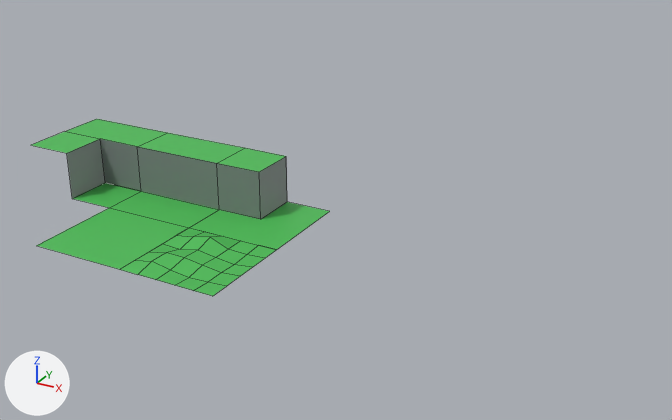
A saved change to the FBX model Assets/Resources/TileMeshes/CubicTerrain.fbx.
One viewpoint serves both versions: a 50 mm camera at (22.7, -23.9, 15.1) aimed at (7.1, 4.5, 0.8). The lights are fixed; the arrows at lower left show +X, +Y and +Z. Mesh edges are drawn as thin lines. Where no turn or scale is listed for an object, it has been applied to the vertices.

In view in the first picture: 'BasicCliff', 'BasicCliffCornerInner', 'BasicCliffCornerOuter', 'BasicFloor', 'BumpyFloor'.
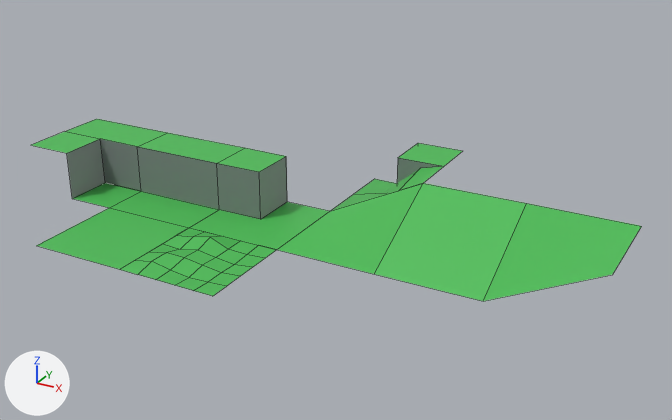
What changed in the scene script:
```text
Change img_twilioquest_76_32x_png:
    img_twilioquest_76_32x_png: load_image('twilioquest-76-32x.png', '../../Materials/twilioquest-76-32x.png', 2432, 32, 'sRGB') -> load_image('twilioquest-76-32x.png', '../../../CubicTerrainBlender/twilioquest-76-32x.png', 2432, 32, 'sRGB')
Add me_basicslopecornerinner:
    me_basicslopecornerinner.from_pydata(...)  # 4 vertices, 1 face; spans x -2.0..2.0, y -2.0..2.0, z 0.0..2.0
    me_basicslopecornerinner.materials.append(mat_material_001)  # picture img_twilioquest_76_32x_png
Add me_basicslopetoclifftransition:
    me_basicslopetoclifftransition.from_pydata(...)  # 13 vertices, 7 faces; spans x -2.0..2.0, y -2.0..2.0, z 0.0..2.0
    me_basicslopetoclifftransition.materials.append(mat_material_001)  # picture img_twilioquest_76_32x_png
Add me_basicslope:
    me_basicslope.from_pydata(...)  # 4 vertices, 1 face; spans x -2.0..2.0, y -2.0..2.0, z 0.0..2.0
    me_basicslope.materials.append(mat_material_001)  # picture img_twilioquest_76_32x_png
Add me_basicslopecornerouter:
    me_basicslopecornerouter.from_pydata(...)  # 4 vertices, 1 face; spans x -2.0..2.0, y -2.0..2.0, z 0.0..2.0
    me_basicslopecornerouter.materials.append(mat_material_001)  # picture img_twilioquest_76_32x_png
Add ob_basicslopecornerinner:
    ob_basicslopecornerinner = bpy.data.objects.new('BasicSlopeCornerInner', me_basicslopecornerinner)
    ob_basicslopecornerinner.location = (16.0, 4.0, 0.0)
Add ob_basicslopetoclifftransition:
    ob_basicslopetoclifftransition = bpy.data.objects.new('BasicSlopeToCliffTransition', me_basicslopetoclifftransition)
    ob_basicslopetoclifftransition.location = (8.0, 8.0, 0.0)
Add ob_basicslope:
    ob_basicslope = bpy.data.objects.new('BasicSlope', me_basicslope)
    ob_basicslope.location = (12.0, 4.0, 0.0)
Add ob_basicslopecornerouter:
    ob_basicslopecornerouter = bpy.data.objects.new('BasicSlopeCornerOuter', me_basicslopecornerouter)
    ob_basicslopecornerouter.location = (8.0, 4.0, 0.0)
```

Location of each change, (x1, y1, x2, y2) in pixels of the pictures (672 x 420 px):
'BasicSlope', added (green)
    after: (375, 183, 527, 301)
'BasicSlopeCornerInner', added (green)
    after: (483, 204, 641, 301)
'BasicSlopeCornerOuter', added (green)
    after: (277, 183, 423, 274)
'BasicSlopeToCliffTransition', added (green)
    after: (331, 143, 462, 211)
